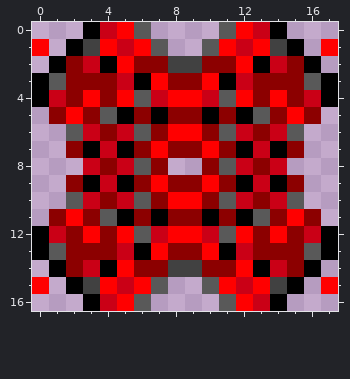
A pixel-art sprite gets an edit: core/assets/images/ammo-blast-liquid-3.png. Above, as it was before the edit.
The file is 18x17 pixels.
New version:
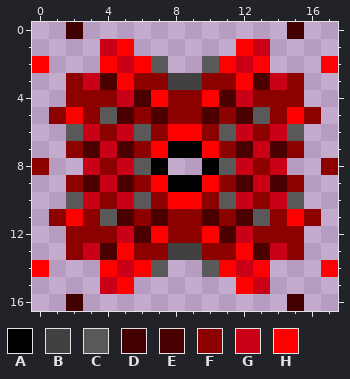
Palette (. is transparent): A #000000  B #414141  C #595959  D #430000  E #4a0000  F #8c0000  G #ca0016  H #ff0000
The exact change:
Changed rows in their new state; - is an unchanged pixel.
first column x 0:
 0 --D....----....D--
 1 .-..GH..--..HG..-.
 2 H...HGHC..CHGH...H
 3 ..-GEHFFBBFFHEG-..
 4 ..-F-GEHFFHEG-F-..
 5 -----E-E--E-E-----
 7 ---E-E--AA--E-E---
 8 F------A--A------F
 9 ---E-E--AA--E-E---
11 -----E-E--E-E-----
12 ..-F-GEHFFHEG-F-..
13 ..-GEHFFBBFFHEG-..
14 H...HGHC..CHGH...H
15 .-..GH..--..HG..-.
16 --D....----....D--
Changed places in both pictures, as pixel boxes (x1, y1, x2, y2):
changed: (32, 22, 338, 311)
